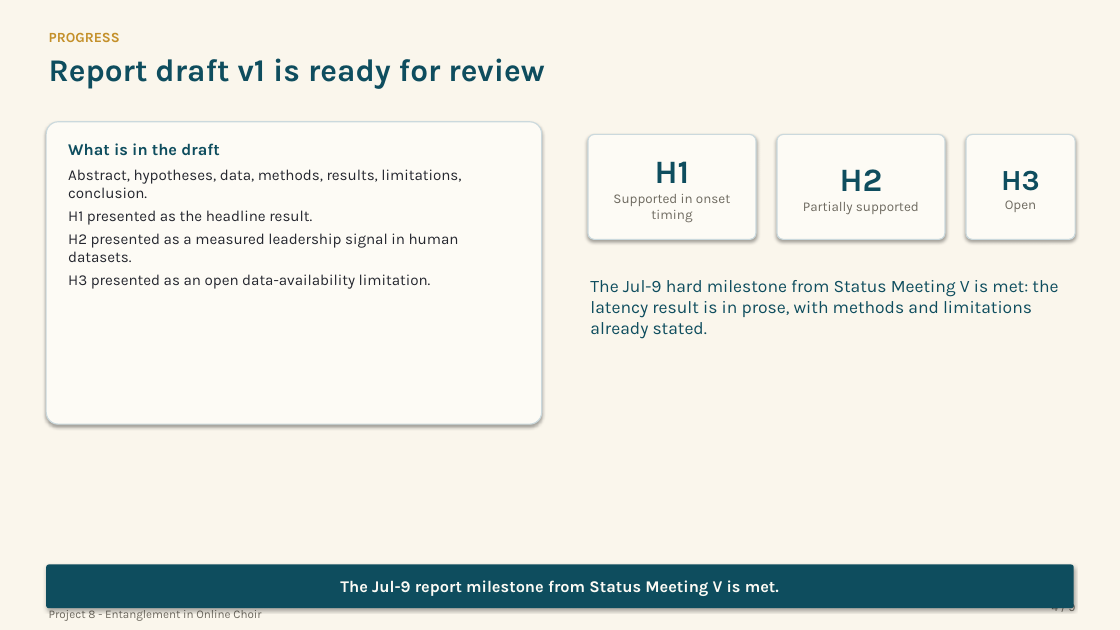
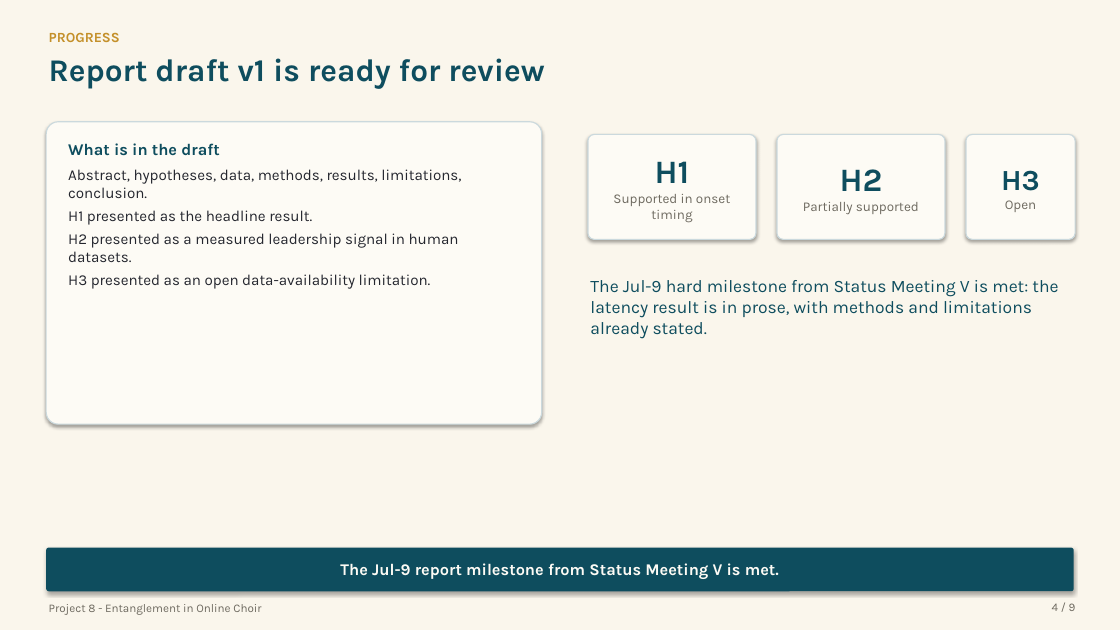
Before and after one commit to Zuraiz270/networked-choir-entanglement, a slide deck: slide 4 of output/jul09_status_meeting_vi.pptx. Drawn at 1120x630 pixels with LibreOffice and Linux fonts; fonts in the diff are those of the drawing. Boxes give left, top, right and bottom in pixels: in the first picture for what was removed or moved away, otherwise in the second. Text is boxed around its words. In the diff, an @@ line names an element or a change of style, - is before the commit and + after.

```diff
--- a/output/jul09_status_meeting_vi.pptx
+++ b/output/jul09_status_meeting_vi.pptx
@@ rounded rectangle "The Jul-9 report milestone from ...": place and size @@
-rounded rectangle "The Jul-9 report milestone from ..." at [46,565,1074,608]
+rounded rectangle "The Jul-9 report milestone from ..." at [46,548,1074,592]
@@ text "Project 8 - Entanglement in ...": place and size @@
-text "Project 8 - Entanglement in ..." at [49,607,261,621]
+text "Project 8 - Entanglement in ..." at [49,604,261,615]
```
Also in this commit, not shown: 8 other slides changed, 1 other file.
